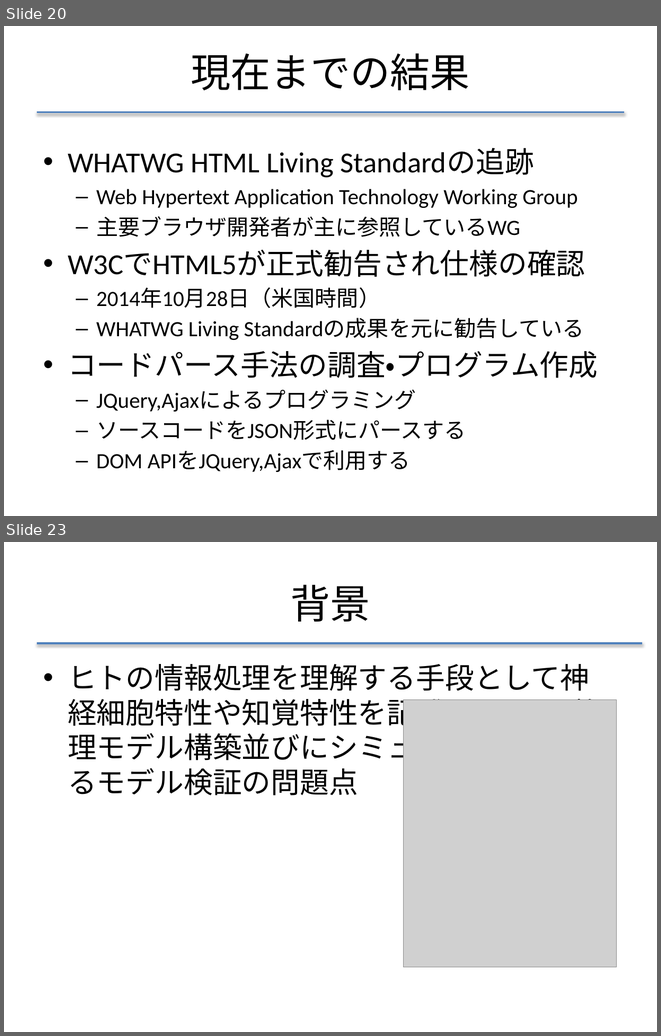
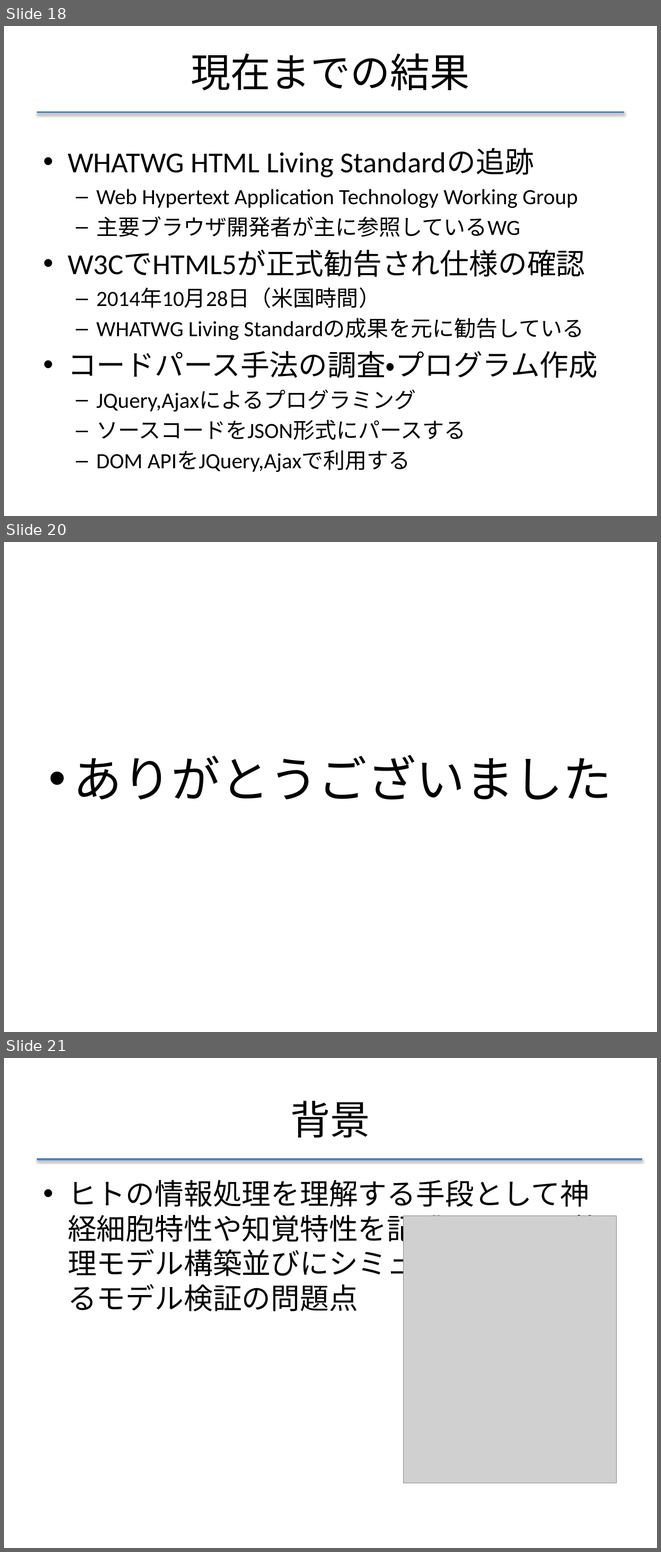
Before and after one commit to f-akazawa/akaz_uecdevelop, a slide deck: doc/中間発表資料.pptx. Shown one above the other, each under a label of ours: slides 20 and 23 before the commit, slides 18, 20 and 21 after it; the slides between them are not shown. The pictures are 661x1036 and 661x1552 pixels, drawn with LibreOffice and Linux fonts; fonts in the diff are those of the drawing; grey boxes stand for pictures. Boxes give left, top, right and bottom in pixels: in the first picture for what was removed or moved away, otherwise in the second. Text is boxed around its words. In the diff, an @@ line names an element or a change of style, - is before the commit and + after.

```diff
--- a/doc/中間発表資料.pptx
+++ b/doc/中間発表資料.pptx
@@ slide 20 added at box(4, 542, 657, 1032), background #FFFFFF @@
@@ text added at box(73, 755, 612, 800), 54 pt, text #000000 @@
+• ありがとうございました
@@ what was slide 20 is now slide 18 @@
@@ what was slide 23 is now slide 21 @@
```
Also in this commit, not shown: 6 slides changed, 1 slide removed.
